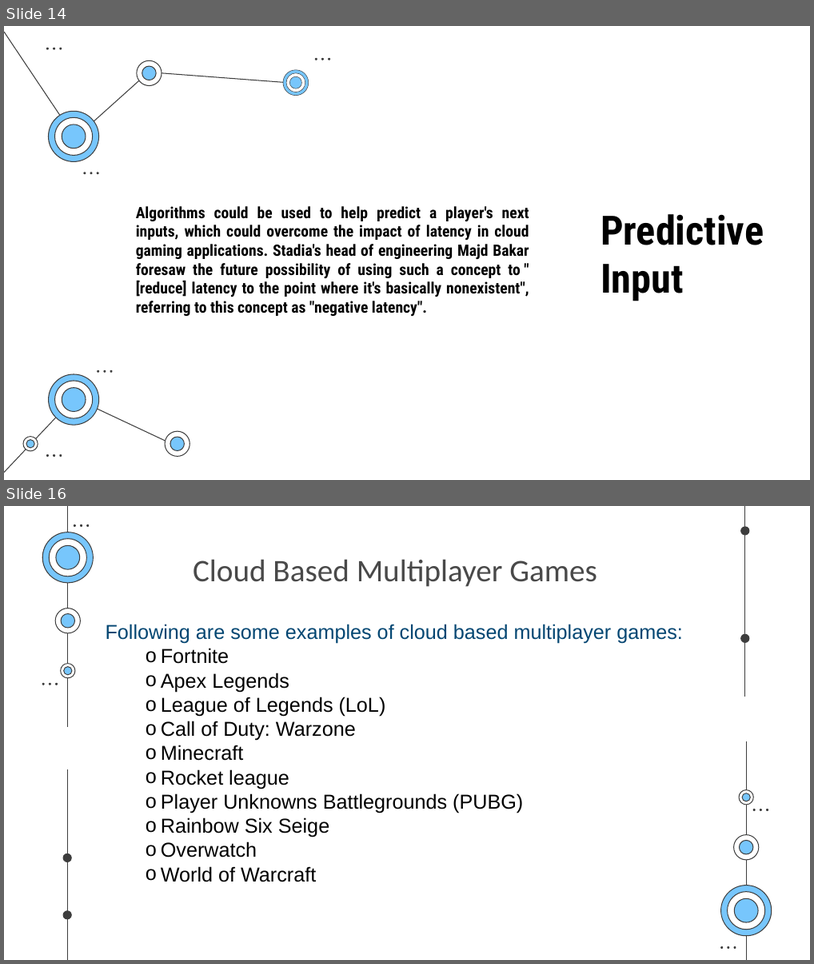
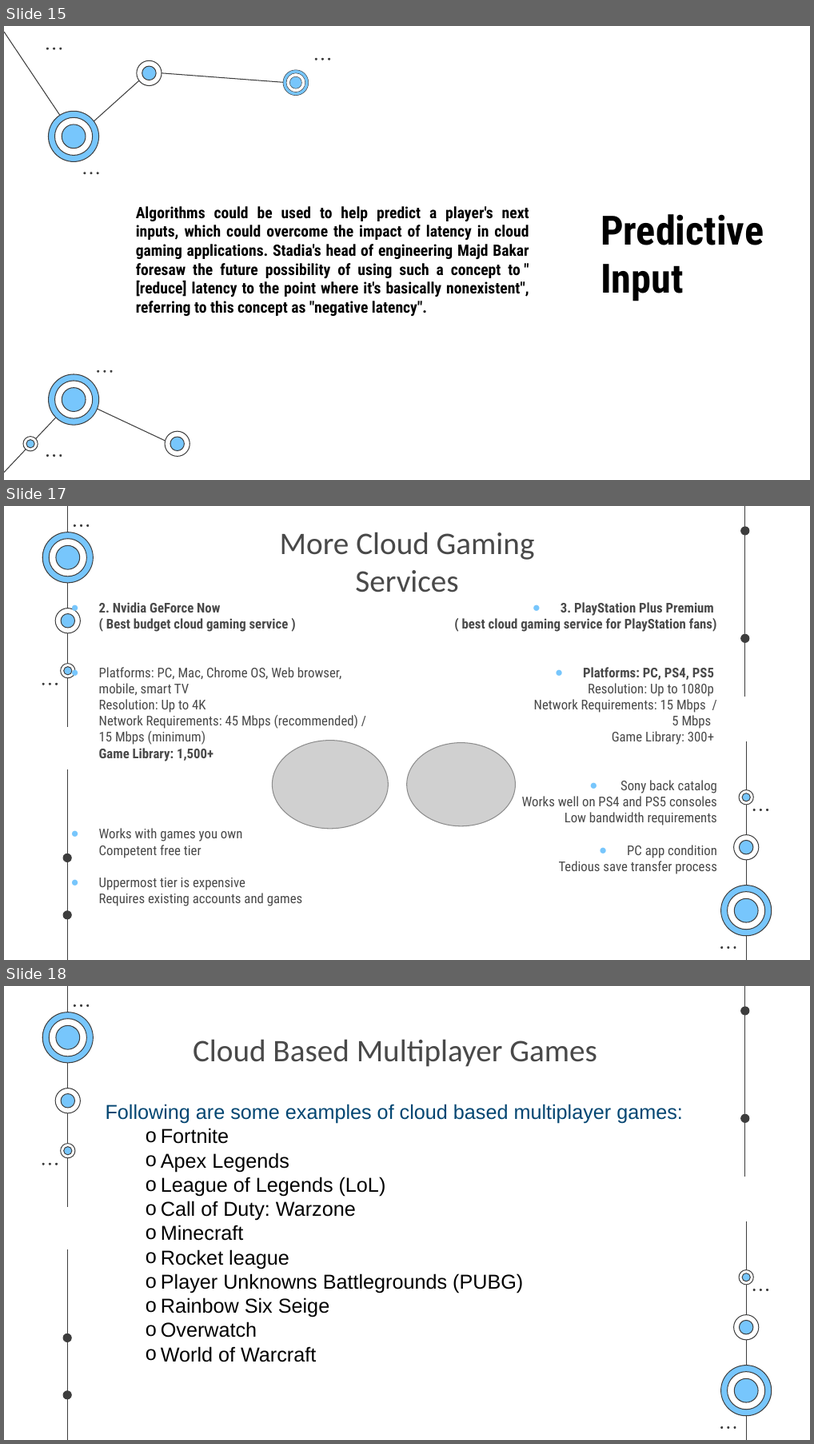
Before and after one commit to SaurabhYadav388/misc_works, a slide deck: Cloud_PPT/Shosau.pptx. Shown one above the other, each under a label of ours: slides 14 and 16 before the commit, slides 15, 17 and 18 after it; the slides between them are not shown. The pictures are 814x964 and 814x1444 pixels, drawn with LibreOffice and Linux fonts; fonts in the diff are those of the drawing; grey boxes stand for pictures. Boxes give left, top, right and bottom in pixels: in the first picture for what was removed or moved away, otherwise in the second. Text is boxed around its words. In the diff, an @@ line names an element or a change of style, - is before the commit and + after.

```diff
--- a/Cloud_PPT/Shosau.pptx
+++ b/Cloud_PPT/Shosau.pptx
@@ slide 17 added at (4,506,810,960), background #FFFFFF; not listed: 48 template elements that a slide beside it also shows @@
@@ title added at (280,532,535,592), 28 pt, text #494949 @@
+More Cloud Gaming Services
@@ text added at (99,602,358,906), 12 pt, text #494949 @@
+● 2. Nvidia GeForce Now
+  ( Best budget cloud gaming service )
+● Platforms: PC, Mac, Chrome OS, Web browser, mobile, smart TV
+  Resolution: Up to 4K
+  Network Requirements: 45 Mbps (recommended) / 15 Mbps (minimum)
+  Game Library: 1,500+
+● Works with games you own
+  Competent free tier
+● Uppermost tier is expensive
+  Requires existing accounts and games
@@ text added at (462,602,718,874), 12 pt, text #494949 @@
+● 3. PlayStation Plus Premium
+  ( best cloud gaming service for PlayStation fans)
+● Platforms: PC, PS4, PS5
+  Resolution: Up to 1080p
+  Network Requirements: 15 Mbps /
+  5 Mbps
+  Game Library: 300+
+● Sony back catalog
+  Works well on PS4 and PS5 consoles
+  Low bandwidth requirements
+● PC app condition
+  Tedious save transfer process
@@ picture added at (273,740,389,828) @@
@@ picture added at (407,742,516,825) @@
@@ what was slide 14 is now slide 15 @@
@@ what was slide 16 is now slide 18 @@
```
Also in this commit, not shown: 3 slides changed, 12 other slides added, 6 slides removed, 1 other file.
